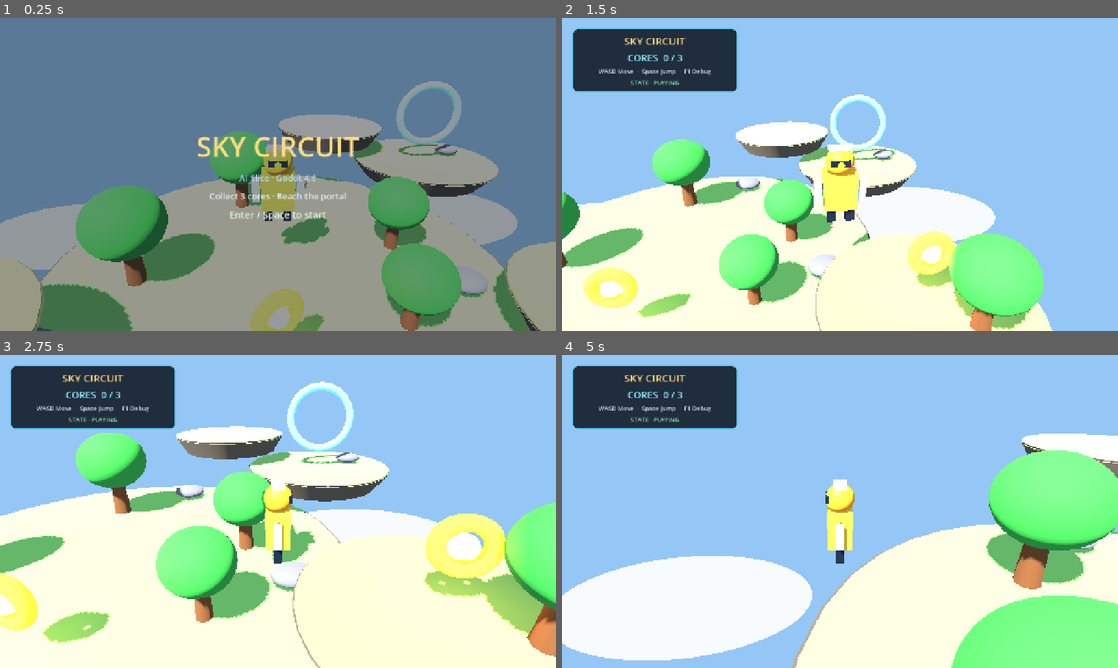
Above: before the commit, frames 1-4 (two rows, left to right).
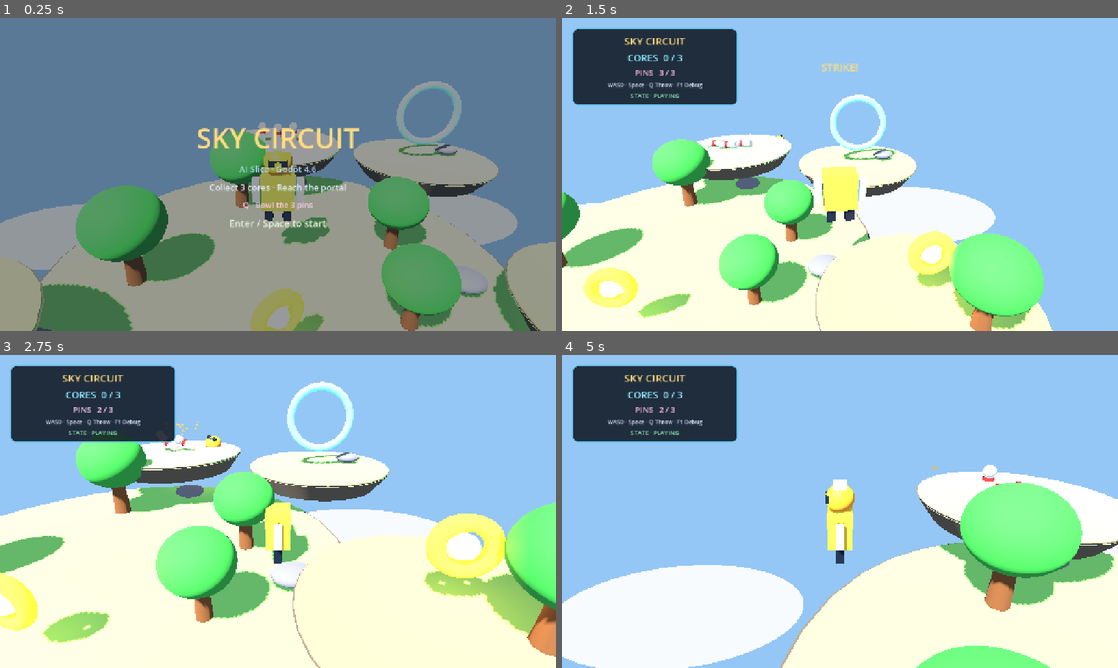
Above: after the commit, the same moments.

Repository: kongshan001/modelfw_demo
Game: Godot game, scene res://scenes/main.tscn
Two runs of this game, one before a commit and one after it. Both use one fixed random seed, a clock stepped at 60 frames per second and the inputs below.
Inputs:
- Up to frame 1 (0.25 s): no input
- Up to frame 2 (1.5 s): tap Enter at 0.5 s; hold D 0.53-1.28 s; tap Q at 0.6, 1.35 s; tap Space at 0.77 s; hold S from 1.28 s (still down)
- Up to frame 3 (2.75 s): tap Space at 1.52 s; release S at 2.03 s; hold D from 2.03 s (still down); tap R at 2.1 s; tap Q at 2.3 s
- Up to frame 4 (5 s): release D at 2.78 s; hold W 2.78-3.53 s; tap Enter at 2.85 s; tap Space at 3.02, 3.77, 4.52 s; tap Q at 3.05, 3.6, 4.35 s; hold A from 3.53 s (still down)

The runs differ from the first frame. In frame 1, 4.5% of the frame differs, in the area x 35-69%, y 30-68%; in frame 2, 5.4%; in frame 3, 6.1%; in frame 4, 23%, in the area x 0-100%, y 16-100%.

Commit message:
feat(ai-slice): add detachable head bowling and GIF
- Q throws the robot head; kinematic arc + distance hits against 3 pins

- PINS HUD, toppling pins, bursts, STRIKE toast, shake; restart clears projectiles/pins

- smoke covers throw/pins/reset; 4s bowling.gif + capture tool

Co-Authored-By: Claude <noreply@anthropic.com>

Diff:
--- /dev/null
+++ b/godot-ai-slice/src/head_projectile.gd
@@ -0,0 +1,79 @@
+extends Area3D
+
+# The robot's detachable head, thrown as a bowling ball. It does not use rigid
+# body physics: a short kinematic arc + distance checks against the "pins" group
+# keeps the slice deterministic and easy to test.
+
+const Burst := preload("res://src/burst.gd")
+
+var _velocity := Vector3.ZERO
+var _life := 0.0
+var _done := false
+var _visual: Node3D
+
+func _ready() -> void:
+	add_to_group("head_projectiles")
+	monitoring = false
+	monitorable = false
+	_build()
+
+func _build() -> void:
+	_visual = Node3D.new()
+	_visual.name = "Visual"
+	add_child(_visual)
+
+	var sphere := MeshInstance3D.new()
+	var mesh := SphereMesh.new()
+	mesh.radius = 0.32
+	mesh.height = 0.64
+	sphere.mesh = mesh
+	var mat := StandardMaterial3D.new()
+	mat.albedo_color = Color(1.0, 0.62, 0.18)
+	mat.roughness = 0.45
+	sphere.material_override = mat
+	_visual.add_child(sphere)
+
+	var visor := MeshInstance3D.new()
+	var box := BoxMesh.new()
+	box.size = Vector3(0.42, 0.14, 0.08)
+	visor.mesh = box
+	var dark := StandardMaterial3D.new()
+	dark.albedo_color = Color(0.08, 0.12, 0.18)
+	dark.roughness = 0.5
+	visor.material_override = dark
+	visor.position = Vector3(0.0, 0.03, 0.27)
+	_visual.add_child(visor)
+
+	var light := OmniLight3D.new()
+	light.light_color = Color(1.0, 0.7, 0.25)
+	light.light_energy = 1.2
+	light.omni_range = 3.0
+	add_child(light)
+
+func launch(dir: Vector3) -> void:
+	_velocity = dir.normalized() * 14.0 + Vector3.UP * 0.4
+	_life = 1.3
+
+func _process(delta: float) -> void:
+	if _done:
+		return
+	global_position += _velocity * delta
+	_velocity.y -= 8.0 * delta
+	_visual.rotation.x += delta * 12.0
+	_visual.rotation.z += delta * 6.0
+
+	for pin in get_tree().get_nodes_in_group("pins"):
+		if pin == null or not pin.has_method("hit"):
+			continue
+		var pin_node := pin as Node3D
+		if global_position.distance_to(pin_node.global_position + Vector3(0.0, 0.4, 0.0)) < 1.5:
+			pin.call("hit")
+
+	_life -= delta
+	if _life <= 0.0:
+		_finish()
+
+func _finish() -> void:
+	_done = true
+	Burst.burst(get_parent(), global_position, Color(1.0, 0.72, 0.25), 12)
+	queue_free()
--- a/godot-ai-slice/src/hud.gd
+++ b/godot-ai-slice/src/hud.gd
@@ -7,6 +7,7 @@
 var _title_root: Control
 var _win_root: Control
 var _cores_label: Label
+var _pins_label: Label
 var _state_label: Label
 var _debug_label: Label
 var _toast: Label
@@ -66,7 +67,8 @@
 
 	_add_label(box, "SKY CIRCUIT", 24, Color(1.0, 0.86, 0.5))
 	_cores_label = _add_label(box, "CORES  0 / 3", 22, Color(0.55, 0.92, 1.0))
-	_add_label(box, "WASD Move  ·  Space Jump  ·  F1 Debug", 14, Color(0.82, 0.88, 0.95))
+	_pins_label = _add_label(box, "PINS   0 / 3", 18, Color(1.0, 0.76, 0.88))
+	_add_label(box, "WASD · Space · Q Throw · F1 Debug", 13, Color(0.82, 0.88, 0.95))
 	_state_label = _add_label(box, "STATE · TITLE", 14, Color(0.55, 0.95, 0.72))
 
 	_debug_label = Label.new()
@@ -93,6 +95,7 @@
 	_add_label(title_box, "SKY CIRCUIT", 64, Color(1.0, 0.86, 0.5))
 	_add_label(title_box, "AI Slice · Godot 4.6", 20, Color(0.7, 0.85, 1.0))
 	_add_label(title_box, "Collect 3 cores · Reach the portal", 20, Color(0.9, 0.94, 1.0))
+	_add_label(title_box, "Q · Bowl the 3 pins", 18, Color(0.98, 0.8, 0.9))
 	_add_label(title_box, "Enter / Space to start", 22, Color(0.9, 0.95, 0.85))
 
 	_win_root = _make_overlay(Color(0.02, 0.03, 0.05, 0.68))
@@ -163,6 +166,16 @@
 	if collected >= total and total > 0:
 		show_toast("PORTAL ONLINE")
 
+func set_pins(knocked: int, total: int) -> void:
+	if _pins_label != null:
+		_pins_label.text = "PINS   %d / %d" % [knocked, total]
+		if knocked > 0:
+			_pins_label.modulate = Color(1.55, 1.2, 1.3, 1.0)
+			var tween := create_tween()
+			tween.tween_property(_pins_label, "modulate", Color.WHITE, 0.3)
+	if knocked >= total and total > 0:
+		show_toast("STRIKE!")
+
 func show_toast(text: String) -> void:
 	if _toast == null:
 		return
--- a/godot-ai-slice/src/main.gd
+++ b/godot-ai-slice/src/main.gd
@@ -7,12 +7,15 @@
 const PlayerScript := preload("res://src/player.gd")
 const CoinScript := preload("res://src/coin.gd")
 const PortalScript := preload("res://src/portal.gd")
+const PinScript := preload("res://src/pin.gd")
 const HudScript := preload("res://src/hud.gd")
 
 var player: CharacterBody3D
 var portal: Area3D
 var hud: CanvasLayer
+var pins_knocked := 0
 var _coins: Array[Node] = []
+var _pins: Array[Node] = []
 
 func _ready() -> void:
 	_build_environment()
@@ -35,6 +38,11 @@
 		restart_level()
 		get_viewport().set_input_as_handled()
 		return
+	if event.keycode == KEY_Q and Game.is_playing():
+		if player != null:
+			player.call("throw_head")
+		get_viewport().set_input_as_handled()
+		return
 	if Game.state == Game.TITLE and (event.keycode == KEY_ENTER or event.keycode == KEY_SPACE):
 		start_game()
 		get_viewport().set_input_as_handled()
@@ -59,8 +67,15 @@
 		portal.call("trigger")
 
 func _reset_level() -> void:
+	for projectile in get_tree().get_nodes_in_group("head_projectiles"):
+		projectile.queue_free()
 	for coin in _coins:
 		coin.call("reset")
+	for pin in _pins:
+		pin.call("reset")
+	pins_knocked = 0
+	if hud != null:
+		hud.call("set_pins", 0, _pins.size())
 	if portal != null:
 		portal.call("reset")
 	if player != null:
@@ -69,6 +84,14 @@
 func _on_cores_changed(collected: int, total: int) -> void:
 	if portal != null:
 		portal.call("set_active", collected >= total)
+
+func _on_pin_knocked() -> void:
+	pins_knocked += 1
+	if hud != null:
+		hud.call("set_pins", pins_knocked, _pins.size())
+	if pins_knocked >= _pins.size() and not _pins.is_empty():
+		if player != null:
+			player.call("shake", 0.12, 0.2)
 
 func _build_environment() -> void:
 	var world_env := WorldEnvironment.new()
@@ -97,7 +120,7 @@
 	_add_island(Vector3(0.0, -0.5, 0.0), 5.5, 1.0, Color(0.55, 0.86, 0.42))
 	_add_island(Vector3(6.2, 0.6, 2.8), 2.2, 0.6, Color(0.58, 0.82, 0.4))
 	_add_island(Vector3(-5.4, 1.2, 4.2), 2.4, 0.6, Color(0.54, 0.8, 0.38))
-	_add_island(Vector3(2.0, 1.8, -5.5), 2.0, 0.6, Color(0.6, 0.86, 0.45))
+	_add_island(Vector3(0.0, 1.2, -5.0), 2.4, 0.6, Color(0.6, 0.86, 0.45))
 	_add_island(Vector3(5.2, 0.9, -4.2), 2.4, 0.6, Color(0.56, 0.82, 0.42))
 
 	_add_tree(Vector3(-3.2, 0.0, 0.8), 1.0)
@@ -115,6 +138,10 @@
 	_build_coin(Vector3(6.2, 1.9, 2.8))
 	_build_coin(Vector3(-5.4, 2.5, 4.2))
 
+	_build_pin(Vector3(0.0, 1.5, -5.1))
+	_build_pin(Vector3(-0.6, 1.5, -5.3))
+	_build_pin(Vector3(0.6, 1.5, -5.3))
+
 func _build_player() -> void:
 	player = CharacterBody3D.new()
 	player.name = "Player"
@@ -136,11 +163,21 @@
 	add_child(coin)
 	_coins.append(coin)
 
+func _build_pin(pos: Vector3) -> void:
+	var pin := Node3D.new()
+	pin.name = "Pin"
+	pin.set_script(PinScript)
+	pin.position = pos
+	add_child(pin)
+	pin.knocked.connect(_on_pin_knocked)
+	_pins.append(pin)
+
 func _build_hud() -> void:
 	hud = CanvasLayer.new()
 	hud.name = "HUD"
 	hud.set_script(HudScript)
 	add_child(hud)
+	hud.call("set_pins", 0, _pins.size())
 
 func _add_island(pos: Vector3, radius: float, height: float, color: Color) -> void:
 	var body := StaticBody3D.new()
--- /dev/null
+++ b/godot-ai-slice/src/pin.gd
@@ -0,0 +1,77 @@
+extends Node3D
+
+# A three-pin bowling target. Hit by the thrown head; topples with a burst.
+
+const Burst := preload("res://src/burst.gd")
+
+signal knocked
+
+var down := false
+var _visual: Node3D
+
+func _ready() -> void:
+	add_to_group("pins")
+	_build()
+
+func _build() -> void:
+	_visual = Node3D.new()
+	_visual.name = "Visual"
+	add_child(_visual)
+
+	var body := MeshInstance3D.new()
+	var cylinder := CylinderMesh.new()
+	cylinder.top_radius = 0.1
+	cylinder.bottom_radius = 0.14
+	cylinder.height = 0.5
+	cylinder.radial_segments = 12
+	body.mesh = cylinder
+	var white := StandardMaterial3D.new()
+	white.albedo_color = Color(0.96, 0.96, 0.94)
+	white.roughness = 0.7
+	body.material_override = white
+	body.position = Vector3(0.0, 0.25, 0.0)
+	_visual.add_child(body)
+
+	var band := MeshInstance3D.new()
+	var band_mesh := CylinderMesh.new()
+	band_mesh.top_radius = 0.135
+	band_mesh.bottom_radius = 0.135
+	band_mesh.height = 0.09
+	band_mesh.radial_segments = 12
+	band.mesh = band_mesh
+	var red := StandardMaterial3D.new()
+	red.albedo_color = Color(0.85, 0.16, 0.16)
+	red.roughness = 0.7
+	band.material_override = red
+	band.position = Vector3(0.0, 0.4, 0.0)
+	_visual.add_child(band)
+
+	var head := MeshInstance3D.new()
+	var sphere := SphereMesh.new()
+	sphere.radius = 0.16
+	sphere.height = 0.32
+	head.mesh = sphere
+	var head_mat := StandardMaterial3D.new()
+	head_mat.albedo_color = Color(0.96, 0.96, 0.94)
+	head_mat.roughness = 0.7
+	head.material_override = head_mat
+	head.position = Vector3(0.0, 0.6, 0.0)
+	_visual.add_child(head)
+
+func hit() -> void:
+	if down:
+		return
+	down = true
+	Burst.burst(get_parent(), global_position + Vector3(0.0, 0.4, 0.0), Color(1.0, 0.86, 0.45), 8)
+	var tween := create_tween()
+	tween.set_parallel(true)
+	tween.tween_property(_visual, "rotation:z", PI * 0.5, 0.25)
+	tween.tween_property(_visual, "position:y", 0.18, 0.25)
+	knocked.emit()
+
+func reset() -> void:
+	down = false
+	if _visual != null:
+		_visual.rotation = Vector3.ZERO
+		_visual.position = Vector3.ZERO
+	visible = true
--- a/godot-ai-slice/src/player.gd
+++ b/godot-ai-slice/src/player.gd
@@ -2,6 +2,8 @@
 
 # Minimal third-person controller: WASD move, Space jump, fixed follow camera.
 # The robot is built from primitives so the slice has no external asset deps.
+
+const HeadProjectileScript := preload("res://src/head_projectile.gd")
 
 const SPEED := 6.0
 const JUMP_VELOCITY := 10.5
@@ -10,10 +12,13 @@
 const CAMERA_BASE := Vector3(0.0, 3.8, 6.2)
 
 var _visual: Node3D
+var _head: Node3D
 var _camera: Camera3D
 var _shake_time := 0.0
 var _shake_duration := 0.0
 var _shake_strength := 0.0
+var _head_available := true
+var _head_return := 0.0
 var _demo_override := false
 var _demo_dir := Vector3.ZERO
 var _demo_jump := false
@@ -39,6 +44,12 @@
 		)
 	else:
 		_camera.position = CAMERA_BASE
+	if not _head_available:
+		_head_return -= delta
+		if _head_return <= 0.0:
+			_head_available = true
+			if _head != null:
+				_head.visible = true
 
 func shake(strength: float = 0.12, duration: float = 0.18) -> void:
 	_shake_strength = strength
@@ -91,6 +102,33 @@
 	velocity = Vector3.ZERO
 	if _visual != null:
 		_visual.rotation = Vector3.ZERO
+	_head_available = true
+	_head_return = 0.0
+	if _head != null:
+		_head.visible = true
+
+func throw_head() -> void:
+	if not _head_available or not Game.is_playing():
+		return
+	var parent := get_parent()
+	if parent == null:
+		return
+	_head_available = false
+	_head_return = 1.2
+	if _head != null:
+		_head.visible = false
+	var dir := -_camera.global_transform.basis.z
+	dir.y = 0.0
+	if dir.length_squared() < 0.001:
+		dir = Vector3(0.0, 0.0, -1.0)
+	dir = dir.normalized()
+	var projectile := Area3D.new()
+	projectile.name = "HeadProjectile"
+	projectile.set_script(HeadProjectileScript)
+	parent.add_child(projectile)
+	projectile.global_position = _head.global_position
+	projectile.call("launch", dir)
+	shake(0.06, 0.12)
 
 func set_demo_input(dir: Vector3, jump: bool = false) -> void:
 	_demo_override = true
@@ -111,15 +149,20 @@
 	var dark := Color(0.08, 0.12, 0.18)
 	var accent := Color(0.65, 0.82, 0.95)
 	_add_box(Vector3(0.75, 0.85, 0.55), Vector3(0.0, 0.85, 0.0), body_color)
-	_add_sphere(0.32, Vector3(0.0, 1.52, 0.0), head_color)
-	_add_box(Vector3(0.42, 0.14, 0.08), Vector3(0.0, 1.55, 0.27), dark)
 	_add_box(Vector3(0.18, 0.55, 0.18), Vector3(-0.5, 0.82, 0.0), accent)
 	_add_box(Vector3(0.18, 0.55, 0.18), Vector3(0.5, 0.82, 0.0), accent)
 	_add_box(Vector3(0.2, 0.5, 0.2), Vector3(-0.22, 0.3, 0.0), dark)
 	_add_box(Vector3(0.2, 0.5, 0.2), Vector3(0.22, 0.3, 0.0), dark)
-	_add_box(Vector3(0.5, 0.08, 0.3), Vector3(0.0, 1.82, 0.0), accent)
-
-func _add_box(size: Vector3, pos: Vector3, color: Color) -> void:
+
+	_head = Node3D.new()
+	_head.name = "Head"
+	_head.position = Vector3(0.0, 1.52, 0.0)
+	_visual.add_child(_head)
+	_add_sphere(0.32, Vector3.ZERO, head_color, _head)
+	_add_box(Vector3(0.42, 0.14, 0.08), Vector3(0.0, 0.03, 0.27), dark, _head)
+	_add_box(Vector3(0.5, 0.08, 0.3), Vector3(0.0, 0.3, 0.0), accent, _head)
+
+func _add_box(size: Vector3, pos: Vector3, color: Color, parent: Node3D = null) -> void:
 	var mesh := MeshInstance3D.new()
 	var box := BoxMesh.new()
 	box.size = size
@@ -129,9 +172,12 @@
 	mat.roughness = 0.55
 	mesh.material_override = mat
 	mesh.position = pos
-	_visual.add_child(mesh)
-
-func _add_sphere(radius: float, pos: Vector3, color: Color) -> void:
+	var target: Node3D = _visual
+	if parent != null:
+		target = parent
+	target.add_child(mesh)
+
+func _add_sphere(radius: float, pos: Vector3, color: Color, parent: Node3D = null) -> void:
 	var mesh := MeshInstance3D.new()
 	var sphere := SphereMesh.new()
 	sphere.radius = radius
@@ -142,7 +188,10 @@
 	mat.roughness = 0.5
 	mesh.material_override = mat
 	mesh.position = pos
-	_visual.add_child(mesh)
+	var target: Node3D = _visual
+	if parent != null:
+		target = parent
+	target.add_child(mesh)
 
 func _build_collision() -> void:
 	var shape := CollisionShape3D.new()
--- /dev/null
+++ b/godot-ai-slice/tools/capture_bowling_gif.gd
@@ -0,0 +1,62 @@
+extends SceneTree
+
+# Bowling-head capture: walk toward the lane, throw the head, knock all pins.
+# Run: godot --path godot-ai-slice --resolution 1280x720 -s tools/capture_bowling_gif.gd
+# Output: /tmp/ai_slice_bowling_frames/frame_000.png ...
+#
+# Encode:
+#   ffmpeg -framerate 15 -i /tmp/ai_slice_bowling_frames/frame_%03d.png \
+#     -vf "split[s0][s1];[s0]palettegen=max_colors=128:stats_mode=diff[p];[s1][p]paletteuse=dither=bayer:bayer_scale=5" \
+#     -loop 0 godot-ai-slice/docs/bowling.gif
+
+const OUT := "/tmp/ai_slice_bowling_frames"
+const FPS := 15.0
+const FRAMES := 60
+
+var _viewport: SubViewport
+var _scene: Node
+var _player: Node3D
+var _started := false
+var _thrown := false
+
+func _initialize() -> void:
+	DirAccess.make_dir_recursive_absolute(OUT)
+	_viewport = SubViewport.new()
+	_viewport.size = Vector2i(1280, 720)
+	_viewport.render_target_update_mode = SubViewport.UPDATE_ALWAYS
+	_viewport.own_world_3d = true
+	root.add_child(_viewport)
+
+	_scene = load("res://scenes/main.tscn").instantiate()
+	_viewport.add_child(_scene)
+	await process_frame
+	await create_timer(0.3).timeout
+
+	for i in FRAMES:
+		var t := float(i) / FPS
+		_tick(t)
+		await create_timer(1.0 / FPS).timeout
+		await RenderingServer.frame_post_draw
+		var image := _viewport.get_texture().get_image()
+		image.save_png(OUT + "/frame_%03d.png" % i)
+
+	print("CAPTURED ", FRAMES, " frames")
+	_scene.queue_free()
+	_viewport.queue_free()
+	await process_frame
+	quit(0)
+
+func _tick(t: float) -> void:
+	if not _started and t >= 0.2:
+		_scene.call("start_game")
+		_player = _scene.get_node_or_null("Player")
+		_started = true
+	if not _started or _player == null or _thrown:
+		return
+
+	if _player.global_position.z > -2.2:
+		_player.call("set_demo_input", Vector3(0.0, 0.0, -1.0), false)
+	else:
+		_player.call("set_demo_input", Vector3.ZERO, false)
+		_player.call("throw_head")
+		_thrown = true
--- a/godot-ai-slice/tools/smoke_slice.gd
+++ b/godot-ai-slice/tools/smoke_slice.gd
@@ -28,6 +28,20 @@
 	var player: Node = scene.get_node_or_null("Player")
 	if player == null:
 		_fail("Player missing")
+
+	var pins := get_nodes_in_group("pins")
+	if pins.size() != 3:
+		_fail("pin count mismatch: %d" % pins.size())
+	player.call("throw_head")
+	await process_frame
+	var projectiles := get_nodes_in_group("head_projectiles")
+	if projectiles.size() != 1:
+		_fail("head projectile did not spawn")
+	for pin in pins:
+		pin.call("hit")
+	await process_frame
+	if int(scene.get("pins_knocked")) != 3:
+		_fail("pins_knocked mismatch: %d" % int(scene.get("pins_knocked")))
 
 	var coins := get_nodes_in_group("cores")
 	if coins.size() != int(_game.call("total_cores")):
@@ -61,6 +75,11 @@
 	for coin in get_nodes_in_group("cores"):
 		if not coin.visible:
 			_fail("restart did not restore a coin")
+	if int(scene.get("pins_knocked")) != 0:
+		_fail("restart did not clear pins")
+	for pin in get_nodes_in_group("pins"):
+		if bool(pin.get("down")):
+			_fail("restart did not restore a pin")
 
 	print("AI_SLICE_SMOKE_OK")
 	scene.queue_free()
Binary file added: godot-ai-slice/docs/bowling.gif
Binary file changed: godot-ai-slice/docs/gameplay.gif
Binary file changed: godot-ai-slice/docs/preview_play.png
Binary file changed: godot-ai-slice/docs/preview_title.png
Binary file changed: godot-ai-slice/docs/preview_win.png
Not shown, changed: godot-ai-slice/.claude/skills/godot-slice/SKILL.md
Not shown, changed: godot-ai-slice/docs/GDD.md
